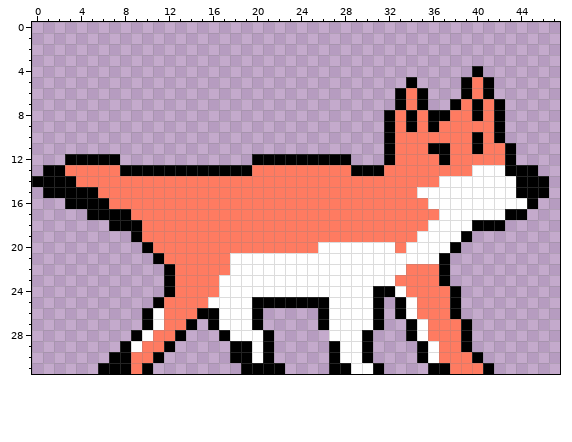
One commit to this pixel-art sprite: assets/gfx/animations/fox_1.png. This is how it looked before the edit.
The file is 48x32 pixels.
After:
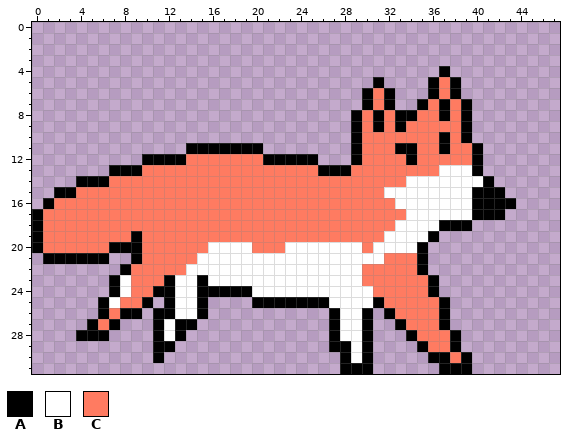
Palette (. is transparent): A #000000  B #ffffff  C #ff7b61
The edit:
Changed rows in their new state; - is an unchanged pixel.
first column x 0:
 4 -------------------------------------A--.------
 5 -------------------------------A--.-ACA...-----
 6 ------------------------------ACA...ACA...-----
 7 ------------------------------ACA..-CACA...----
 8 -----------------------------ACACA--C--A...----
 9 -----------------------------ACACAC-C--A...----
10 -----------------------------ACCC----A-A...----
11 --------------AAAAAAA--------ACCCAA-C----...---
12 ---.....--AAAACCCCCCC-----...ACCC-A--C--A...---
13 -......A--CCCCCCCCCC------AAACCC-----BBBA.....-
14 ....AAA---------------------------BBB----A.....
15 -.--CC--------------------------BBB-----AAA....
16 -ACCCCC--------------------------BBB----AAAA..-
17 ACCCCCCCC-------------------------BBB---AAA..--
18 ACCCCCCCCC-----------------------BBB-AAA...----
19 ACCCCCCCC-----------------------BBB-A...-------
20 ACCCCCCAAAC-----BBBB---BBB----C--B-A...--------
21 -AAAAAA--ACC---BBB--------------CCCA..---------
22 --------ACCCC-BBBB------------CCCC-A..---------
23 -------ABCCC-BBAB-------------CCC---A.---------
24 -------ABCCA-BBAAAAA-----------CCC--A..--------
25 ------ABCCA.ABBA....------------CCC--A.--------
26 ------ACAA.AABB-.....-----.A--A.ACC--A.--------
27 -----ACA--.ABA--.....-----.A--A.-ACC-A..-------
28 ----AAA--..AB----.....-----A-------C--A.-------
29 --------...A------....------A-------C-A.-------
30 -------....-------....-----.A------.AA-A.------
31 ------.....--------....----.-AA.----.-AA..-----
Changed places in both pictures, as pixel boxes (x1, y1, x2, y2):
changed: (32, 66, 549, 374)
